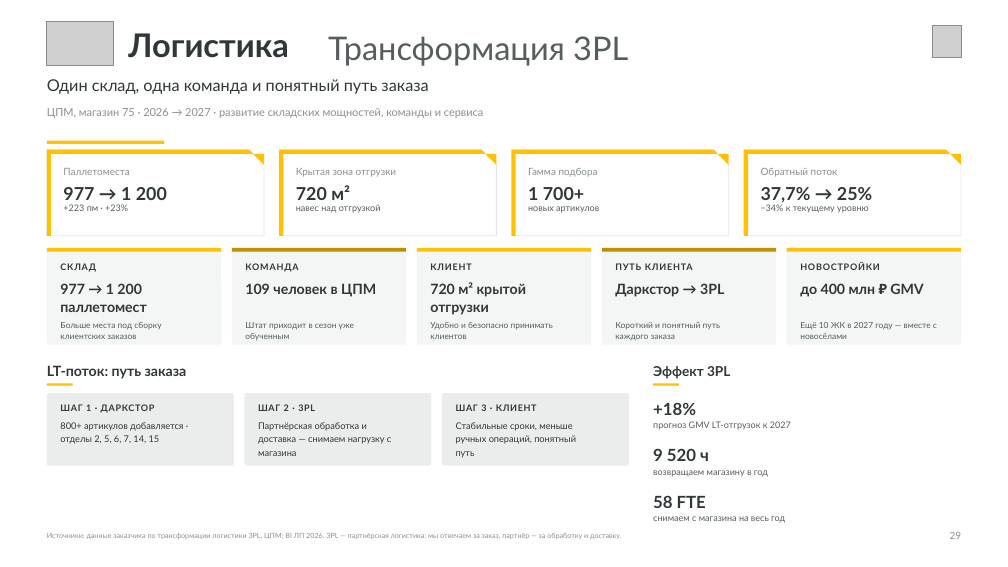
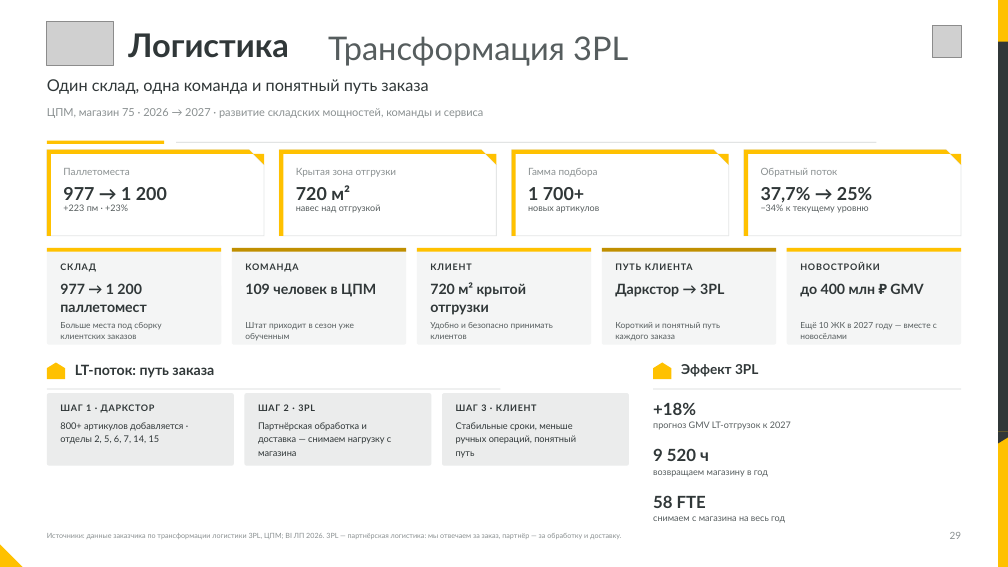
Before and after one commit to dmitrypalych44-ai/power-point, a slide deck: slide 29 of deliverables/deck.pptx. Drawn at 1008x567 pixels with LibreOffice and Linux fonts; fonts in the diff are those of the drawing; grey boxes stand for pictures. Boxes give left, top, right and bottom in pixels: in the first picture for what was removed or moved away, otherwise in the second. Text is boxed around its words. In the diff, an @@ line names an element or a change of style, - is before the commit and + after.

```diff
--- a/deliverables/deck.pptx
+++ b/deliverables/deck.pptx
@@ rectangle added at box(998, 0, 1008, 567), fill #FFC100 @@
@@ rectangle added at box(998, 42, 1008, 432), fill #303738 @@
@@ rectangle added at box(176, 142, 876, 143), fill #D3D6D6 @@
@@ text "LT-поток: путь заказа": place and size @@
-text "LT-поток: путь заказа" at box(47, 365, 187, 379)
+text "LT-поток: путь заказа" at box(75, 364, 214, 378)
@@ text "Эффект 3PL": place and size @@
-text "Эффект 3PL" at box(653, 366, 730, 379)
+text "Эффект 3PL" at box(681, 364, 758, 377)
@@ rectangle removed at box(47, 383, 73, 386) @@
@@ freeform shape added at box(47, 362, 65, 379), fill #FFC100 @@
@@ rectangle added at box(47, 389, 501, 389), fill #D3D6D6 @@
@@ rectangle removed at box(653, 383, 679, 386) @@
@@ freeform shape added at box(653, 362, 671, 379), fill #FFC100 @@
@@ rectangle added at box(653, 389, 961, 389), fill #D3D6D6 @@
@@ freeform shape added at box(998, 432, 1008, 444), fill #303738 @@
@@ freeform shape added at box(0, 544, 23, 567), fill #FFC100 @@
```
Also in this commit, not shown: 33 other slides changed, 50 other files.
